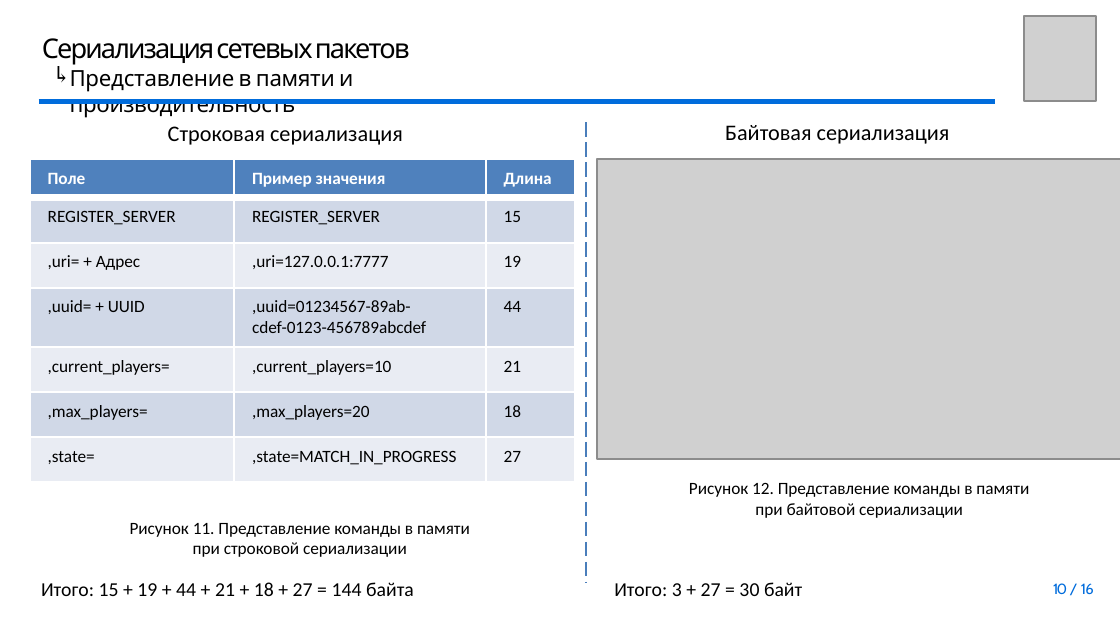
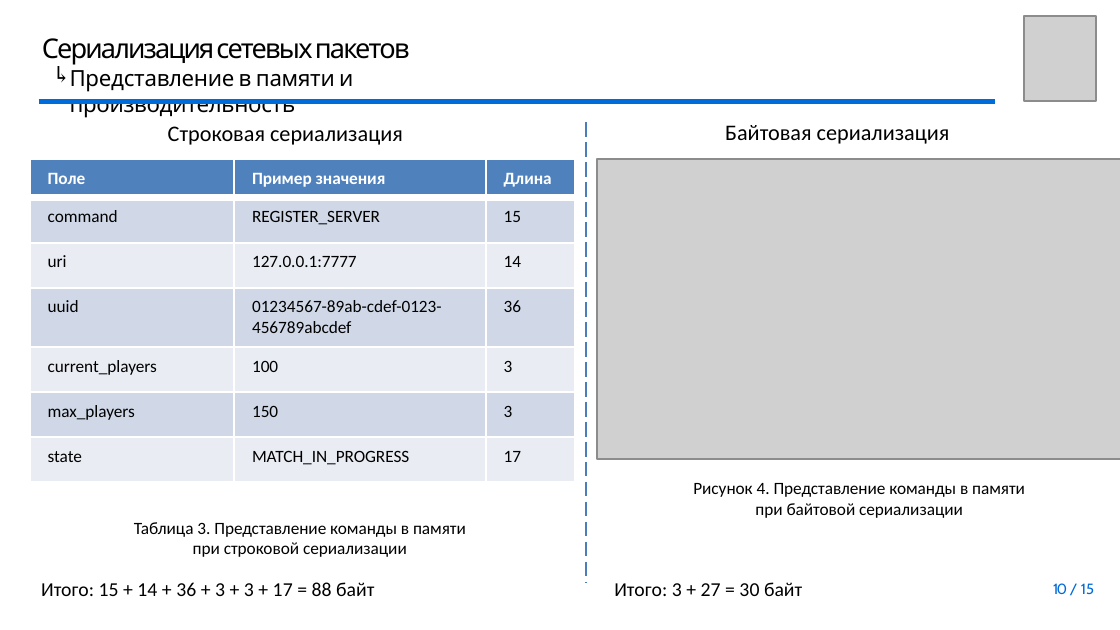
Before and after one commit to youngB0rrov/bmstu_doc, a slide deck: slide 10 of Master/Diploma/presentation/Презентация.pptx. Drawn at 1120x630 pixels with LibreOffice and Linux fonts; fonts in the diff are those of the drawing; grey boxes stand for pictures; background and template pictures are left out. Boxes give left, top, right and bottom in pixels: in the first picture for what was removed or moved away, otherwise in the second. Text is boxed around its words. In the diff, an @@ line names an element or a change of style, - is before the commit and + after.

```diff
--- a/Master/Diploma/presentation/Презентация.pptx
+++ b/Master/Diploma/presentation/Презентация.pptx
@@ table at (30, 160, 575, 483) @@
-row 2, column 1: REGISTER_SERVER
+row 2, column 1: command
-row 3: ,uri= + Адрес | ,uri=127.0.0.1:7777 | 19
+row 3: uri | 127.0.0.1:7777 | 14
-row 4: ,uuid= + UUID | ,uuid=01234567-89ab-cdef-0123-456789abcdef | 44
+row 4: uuid | 01234567-89ab-cdef-0123-456789abcdef | 36
-row 5: ,current_players= | ,current_players=10 | 21
+row 5: current_players | 100 | 3
-row 6: ,max_players= | ,max_players=20 | 18
+row 6: max_players | 150 | 3
-row 7: ,state= | ,state=MATCH_IN_PROGRESS | 27
+row 7: state | MATCH_IN_PROGRESS | 17
@@ text at (693, 483, 1025, 497): text changed @@
-Рисунок 12. Представление команды в памяти
+Рисунок 4. Представление команды в памяти
@@ text at (134, 522, 466, 537): text changed @@
-Рисунок 11. Представление команды в памяти
+Таблица 3. Представление команды в памяти
@@ text at (41, 582, 374, 596): text changed @@
-Итого: 15 + 19 + 44 + 21 + 18 + 27 = 144 байта
+Итого: 15 + 14 + 36 + 3 + 3 + 17 = 88 байт
@@ page number at (1053, 583, 1094, 594): text changed @@
-10 / 16
+10 / 15
```
Also in this commit, not shown: 7 other slides changed, 1 slide added, 3 other files.
